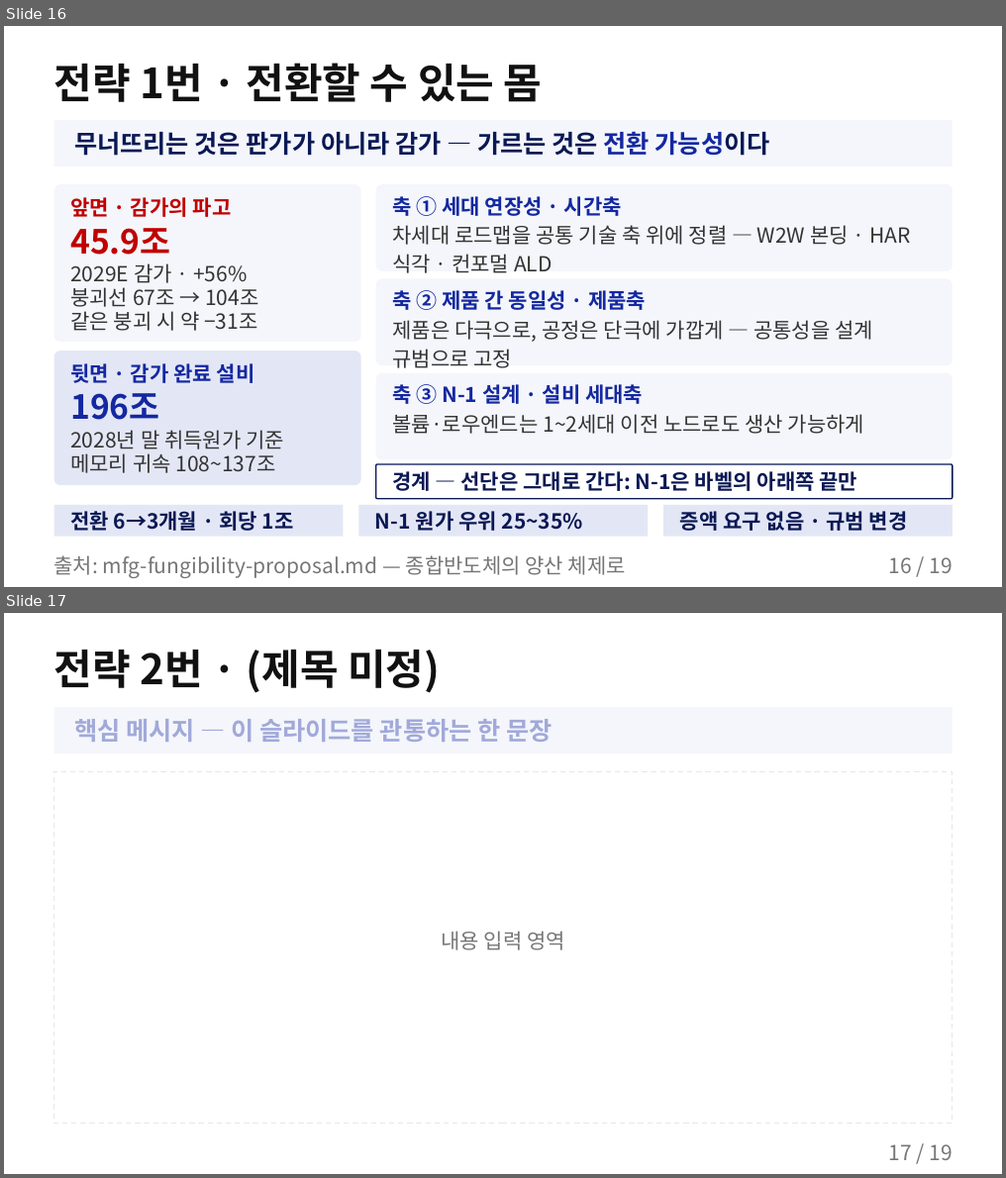
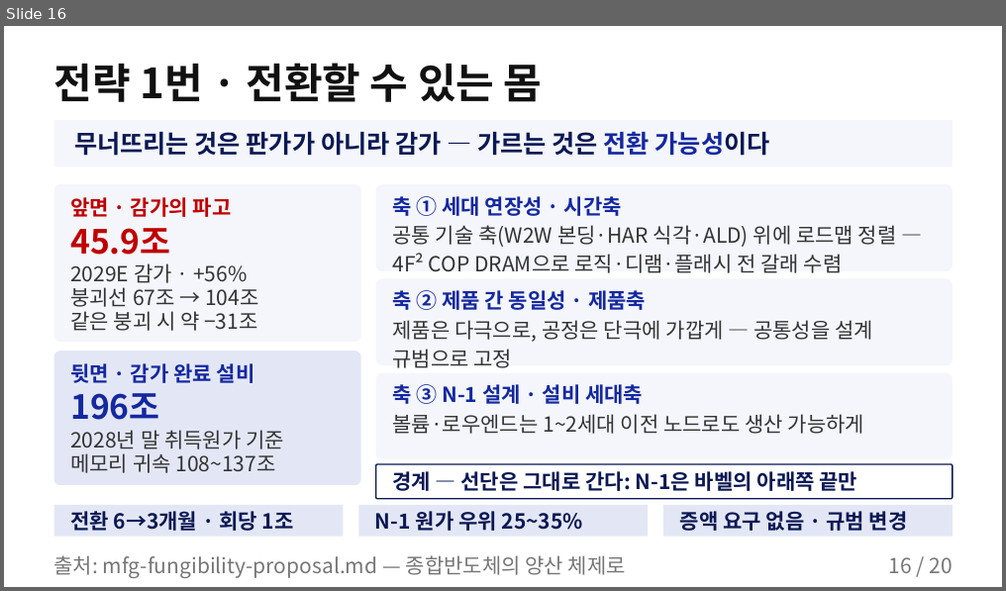
Before and after one commit to k31001/action-learning, a slide deck: outputs/presentation/storyline-common-overview.pptx. Shown one above the other, each under a label of ours: slides 16 and 17 before the commit, slide 16 after it. The pictures are 1006x1178 and 1006x591 pixels, drawn with LibreOffice and Linux fonts; fonts in the diff are those of the drawing. Boxes give left, top, right and bottom in pixels: in the first picture for what was removed or moved away, otherwise in the second. Text is boxed around its words. In the diff, an @@ line names an element or a change of style, - is before the commit and + after.

```diff
--- a/outputs/presentation/storyline-common-overview.pptx
+++ b/outputs/presentation/storyline-common-overview.pptx
@@ slide 17 removed at (4, 613, 1002, 1174), background #FFFFFF @@
@@ text removed at (54, 649, 440, 693) @@
-전략 2번 · (제목 미정)
@@ rectangle removed at (54, 707, 952, 754) @@
@@ text removed at (74, 719, 551, 742) @@
-핵심 메시지 — 이 슬라이드를 관통하는 한 문장
@@ rectangle removed at (54, 771, 952, 1124) @@
@@ text removed at (441, 931, 565, 951) @@
-내용 입력 영역
@@ text removed at (888, 1145, 951, 1160) @@
-17 / 19
@@ slide 16 changed as well @@
@@ text at (392, 225, 897, 274): text changed @@
-차세대 로드맵을 공통 기술 축 위에 정렬 — W2W 본딩 · HAR 식각 · 컨포멀 ALD
+공통 기술 축(W2W 본딩·HAR 식각·ALD) 위에 로드맵 정렬 — 4F² COP DRAM으로 로직·디램·플래시 전 갈래 수렴
@@ text at (888, 558, 951, 573): text changed @@
-16 / 19
+16 / 20
```
Also in this commit, not shown: 16 other slides changed, 2 slides added, 4 other files.
